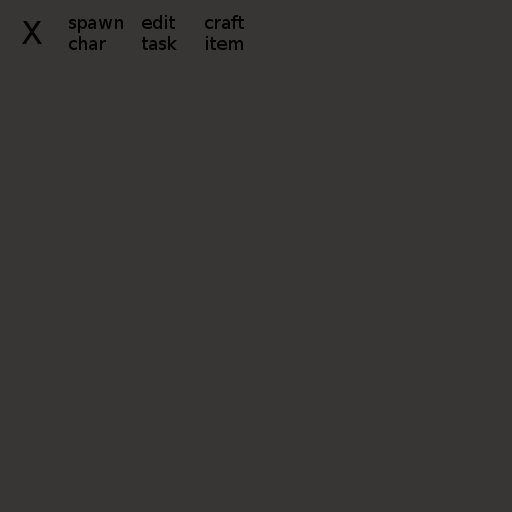
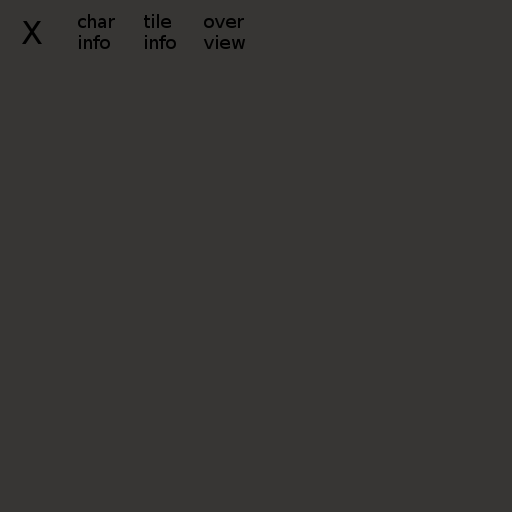
Before/after of a w=512, h=512 layered artwork. What changed in the layer stack:
renamed "edit task" to "tile ...", painted on it over bbox(142, 14, 177, 50)
renamed "spawn char" to "char ...", painted on it over bbox(69, 14, 123, 50)
renamed "craft item" to "over ...", painted on it over bbox(203, 15, 245, 50)
